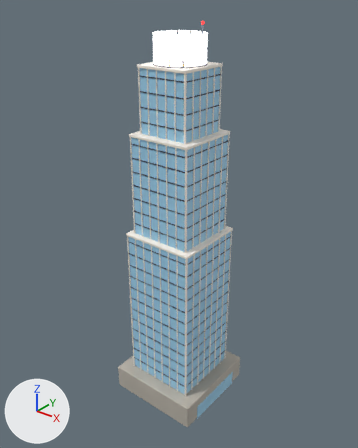
A saved change to the glTF model public/models/glass_tower.glb.
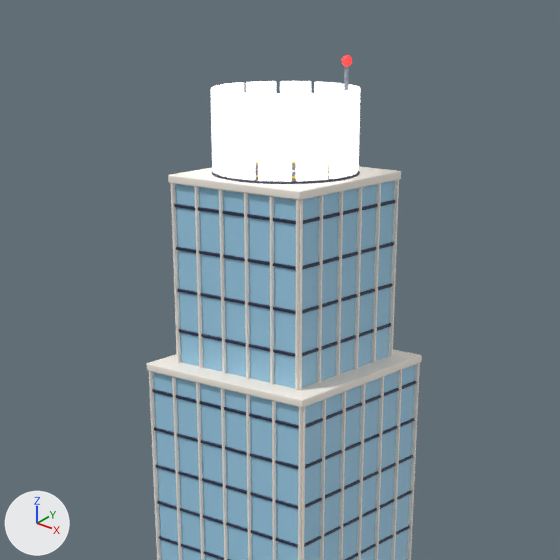
Each version is shown whole from a 50 mm camera at (82.9, -104.1, 125.1) aimed at (-0.8, 0.5, 60.2), then close up on the part from 21% to 79% of the width and 0% to 46% of the height. Arrows for +X, +Y and +Z are at lower left; the lights stay in place. The older version's two pictures come first. Where no turn or scale is listed for an object, it has been applied to the vertices. Vertices at exactly the same position are counted once.

Script lines for the objects in view, before the commit:
```python
me_glass_tower_001 = bpy.data.meshes.new('glass_tower.001')
me_glass_tower_001.from_pydata(...)  # 4486 vertices, 8440 faces; spans x -15.2..15.2, y -15.0..15.0, z -58.3..58.3
me_glass_tower_001.materials.append(mat_toy)
ob_glass_tower = bpy.data.objects.new('glass_tower', me_glass_tower_001)
ob_glass_tower.location = (0.0, 0.0, 58.3)
```
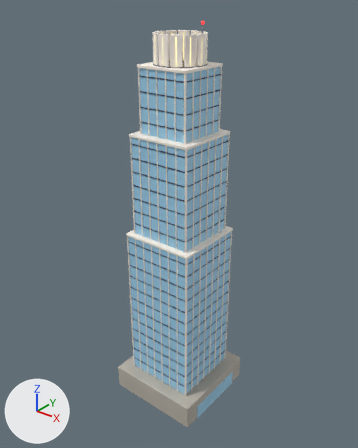
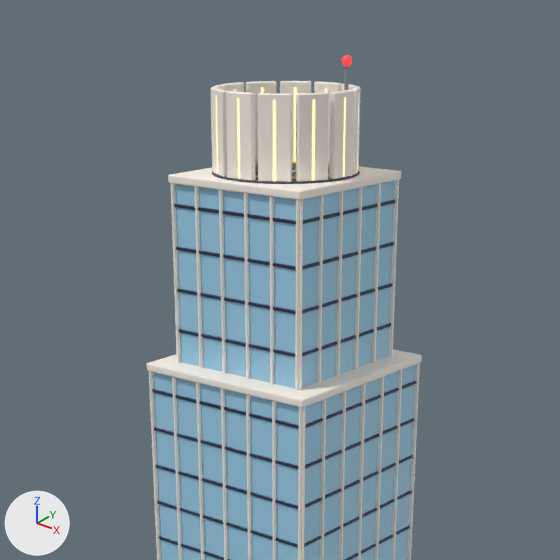
Where the change shows, as pixel boxes (x1, y1, x2, y2) in the close-ups (560 x 560 px):
part 1 of me_glass_tower_001, added
    after: (343, 97, 346, 177)
part 2 of me_glass_tower_001, added
    after: (237, 98, 240, 179)
part 3 of me_glass_tower_001, added
    after: (273, 100, 276, 181)
part 4 of me_glass_tower_001, added
    after: (294, 87, 297, 161)
part 5 of me_glass_tower_001, added
    after: (215, 95, 218, 174)
part 6 of me_glass_tower_001, added
    after: (312, 100, 315, 181)
part 7 of me_glass_tower_001, surface changed (white to grey)
    both: (211, 81, 361, 182)

Edits to the bpy script that builds the scene:
```text
Change me_glass_tower_001:
    used by ob_glass_tower; location = (0.0, 0.0, 58.3)
    remove me_glass_tower_001.from_pydata(...)  # 4486 vertices, 8440 faces; spans x -15.2..15.2, y -15.0..15.0, z -58.3..58.3
    add me_glass_tower_001.from_pydata(...)  # 4774 vertices, 8968 faces; spans x -15.2..15.2, y -15.0..15.0, z -58.3..58.3
    me_glass_tower_001 part 1: the loose piece of 24 vertices spanning x 6.2..6.8, y -1.5..1.5, z 47.7..55.7 is copied, and the copy is scaled about its middle by (1.21, 0.0943, 0.886); it spans x 6.2..6.8, y -0.1..0.1, z 48.1..55.2
    me_glass_tower_001 part 2: the loose piece of 24 vertices spanning x -1.5..1.5, y -6.8..-6.2, z 47.7..55.7 is copied, and the copy is scaled about its middle by (0.0943, 1.21, 0.886); it spans x -0.1..0.1, y -6.8..-6.2, z 48.1..55.2
    me_glass_tower_001 part 3: the loose piece of 24 vertices spanning x -6.6..-4.7, y -4.7..-1.9, z 47.7..55.7 is copied, and the copy is scaled about its middle by (0.233, 0.211, 0.886), then moved by (8.9, -2.4, 0.0); it spans x 3.0..3.5, y -6.0..-5.3, z 48.1..55.2
    me_glass_tower_001 part 4: a new loose piece of 24 vertices spanning x -3.5..-3.0, y 5.3..6.0, z 48.1..55.2, in mat_toy
    me_glass_tower_001 part 5: a new loose piece of 24 vertices spanning x -3.5..-3.0, y -6.0..-5.3, z 48.1..55.2, in mat_toy
    me_glass_tower_001 part 6: a new loose piece of 24 vertices spanning x 5.3..6.0, y -3.5..-3.0, z 48.1..55.2, in mat_toy
    me_glass_tower_001 part 7: 528 kept faces spanning x -6.8..6.8, y -6.8..6.8, z 47.7..55.7 get new texture (UV) coordinates
    other edits to the shape of me_glass_tower_001 do not show in these pictures
```
